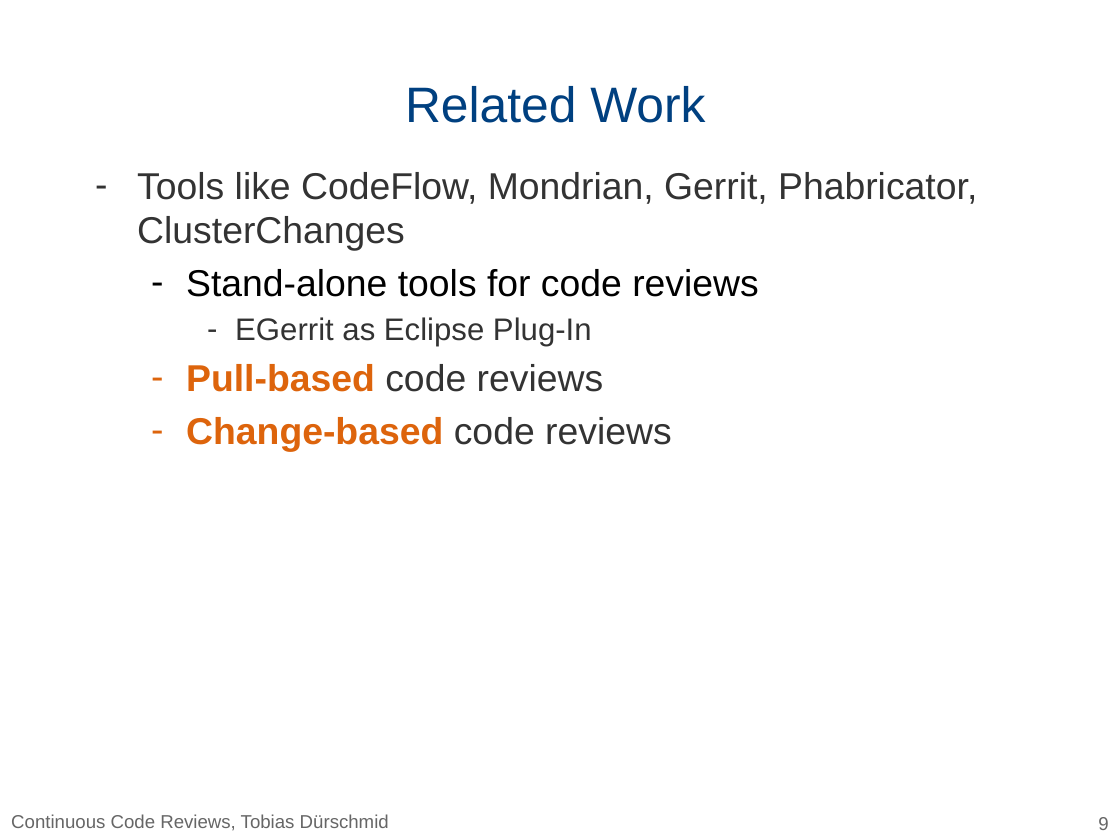
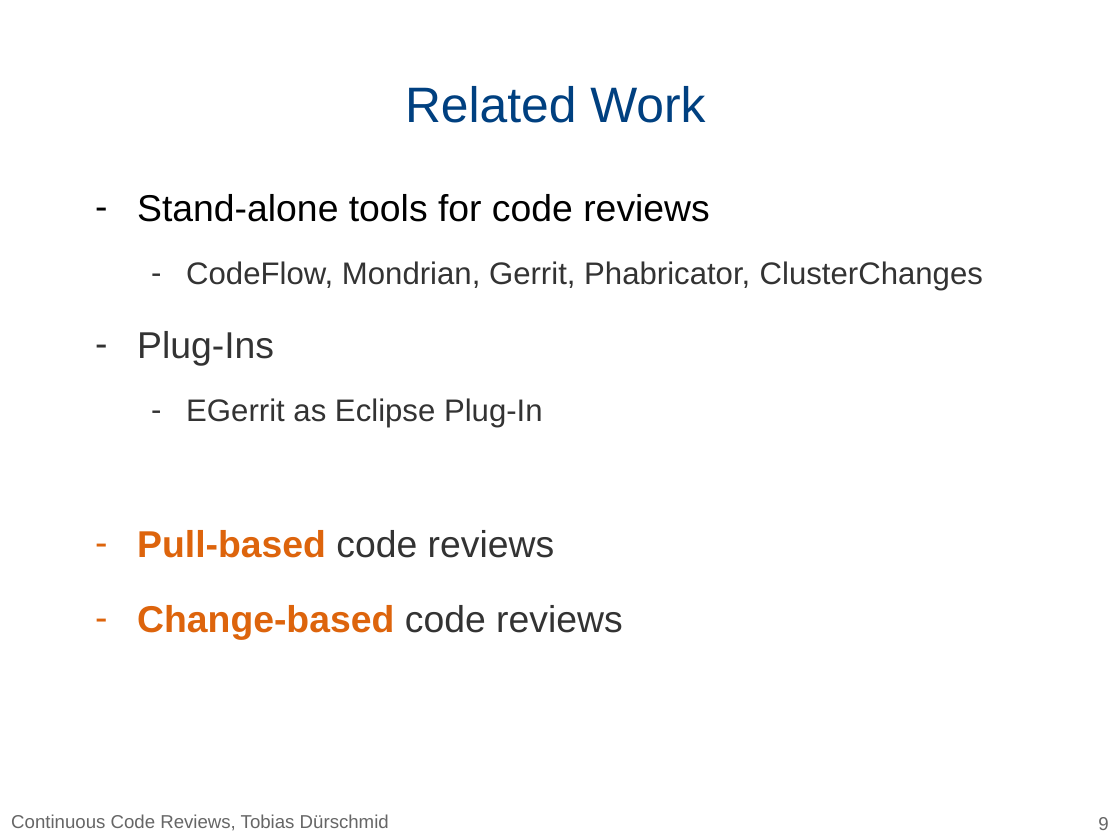
Before and after one commit to HPI-SWA-Lab/CommunityCodeReview, a slide deck: slide 9 of Programming_SRC/talk.pptx. Drawn at 1120x840 pixels with LibreOffice and Linux fonts; fonts in the diff are those of the drawing; background and template pictures are left out. Boxes give left, top, right and bottom in pixels: in the first picture for what was removed or moved away, otherwise in the second. Text is boxed around its words. In the diff, an @@ line names an element or a change of style, - is before the commit and + after.

```diff
--- a/Programming_SRC/talk.pptx
+++ b/Programming_SRC/talk.pptx
@@ text at box(137, 172, 977, 251): paragraph removed @@
-– Tools like CodeFlow, Mondrian, Gerrit, Phabricator, ClusterChanges
@@ text at box(137, 194, 710, 639): list level 2 to 1 in "Stand-alone tools for code reviews"; line spacing 1 to 1.5; list level 3 to 2 in "EGerrit as Eclipse Plug-In"; list level 2 to 1 in "Pull-based code reviews"; list level 2 to 1 in "Change-based code reviews" @@
@@ text at box(137, 261, 983, 366): paragraphs added @@
+  – CodeFlow, Mondrian, Gerrit, Phabricator, ClusterChanges
+– Plug-Ins
```
Also in this commit, not shown: 9 other slides changed.
